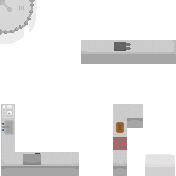
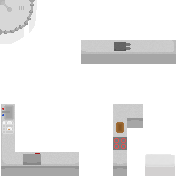
Layered file, before and after one edit (w=176, h=176). Changes by layer:
renamed "Layer 0" to "Layer 1", painted on it over [1, 104, 15, 135]
